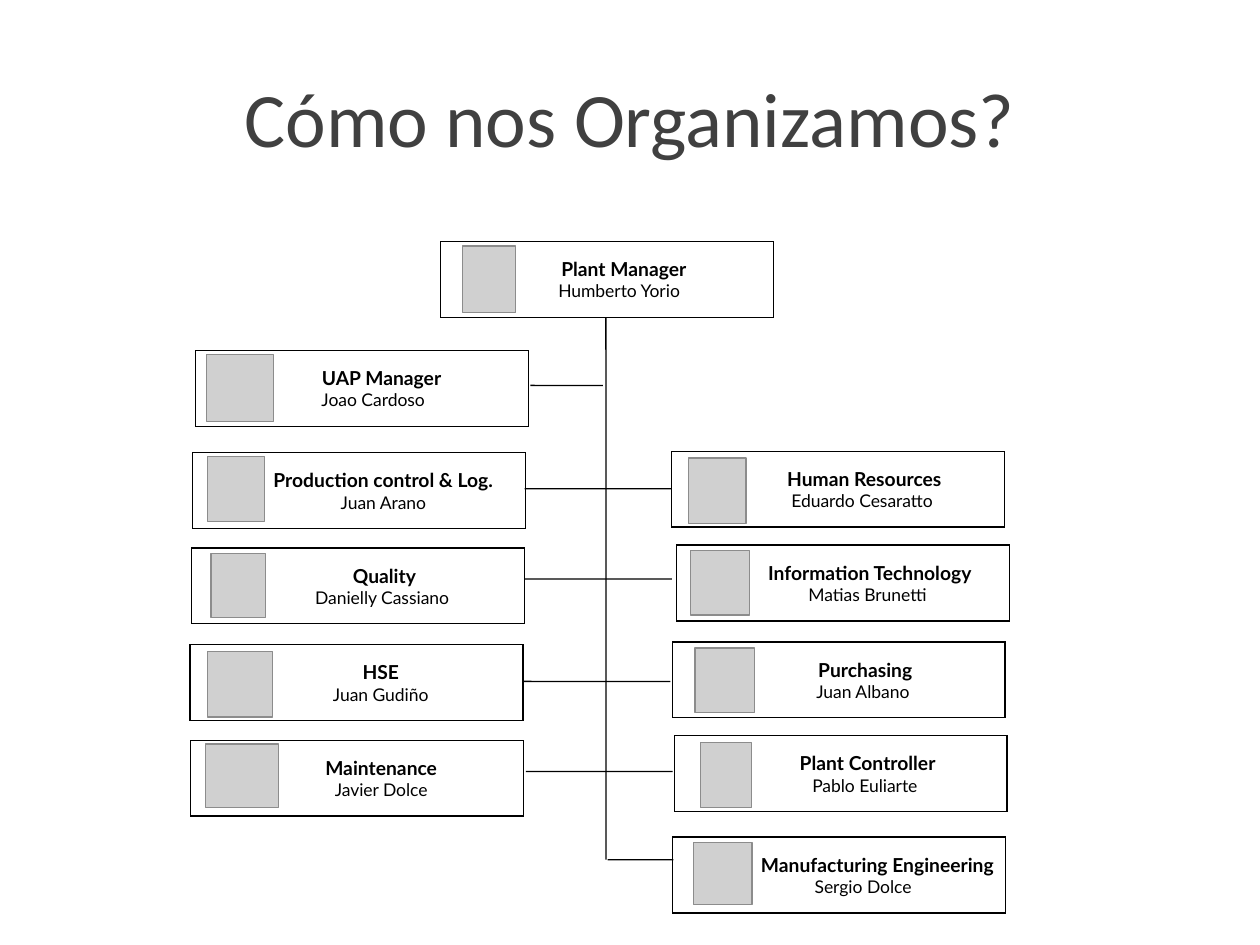
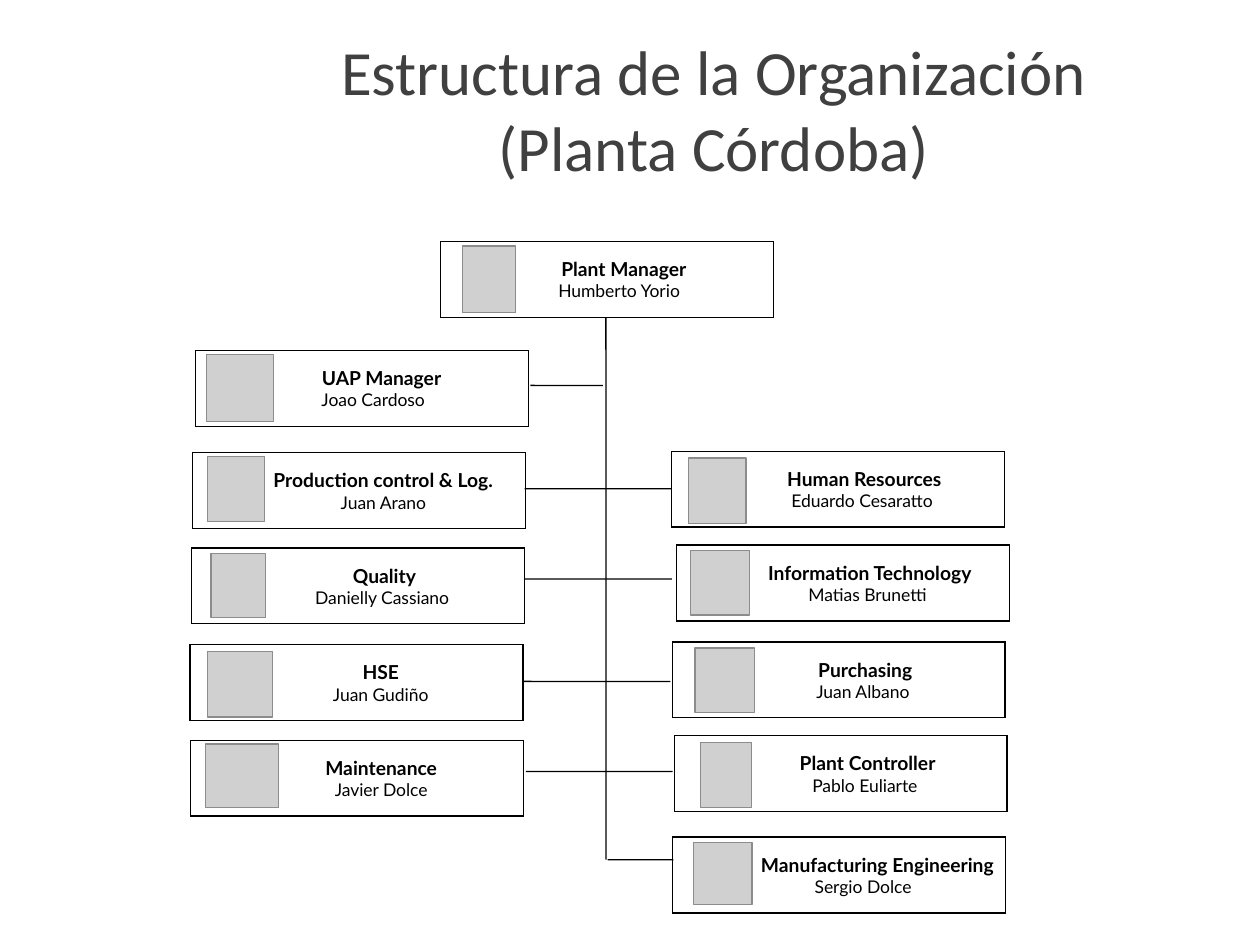
Before and after one commit to NinoMolina/gestiondecalidad, a slide deck: slide 15 of Gestion de la calidad TP1.pptx. Drawn at 1260x945 pixels with LibreOffice and Linux fonts; fonts in the diff are those of the drawing; grey boxes stand for pictures; background and template pictures are left out. Boxes give left, top, right and bottom in pixels: in the first picture for what was removed or moved away, otherwise in the second. Text is boxed around its words. In the diff, an @@ line names an element or a change of style, - is before the commit and + after.

```diff
--- a/Gestion de la calidad TP1.pptx
+++ b/Gestion de la calidad TP1.pptx
@@ title at (x1=341, y1=51, x2=1085, y2=180): text changed; size 44 to 36 pt @@
-Cómo nos Organizamos?
+Estructura de la Organización (Planta Córdoba)
```
Also in this commit, not shown: 5 other slides changed.
